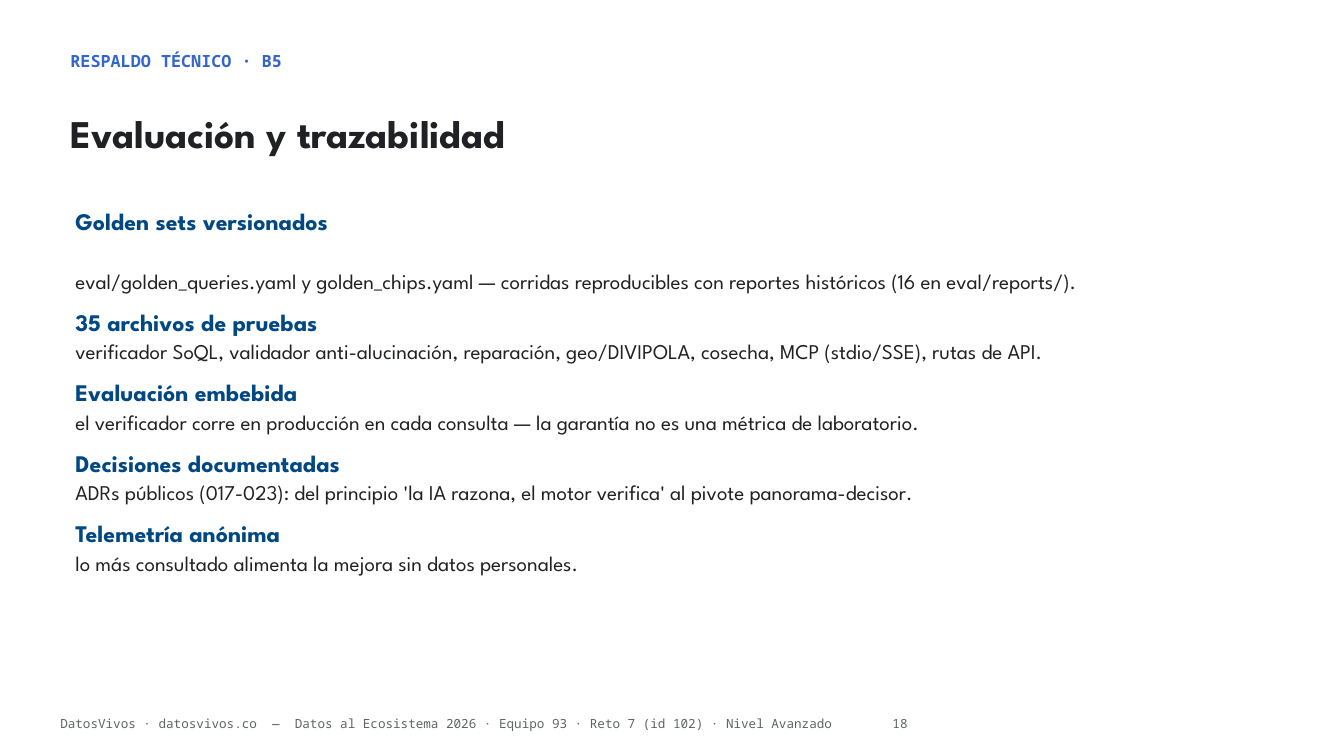
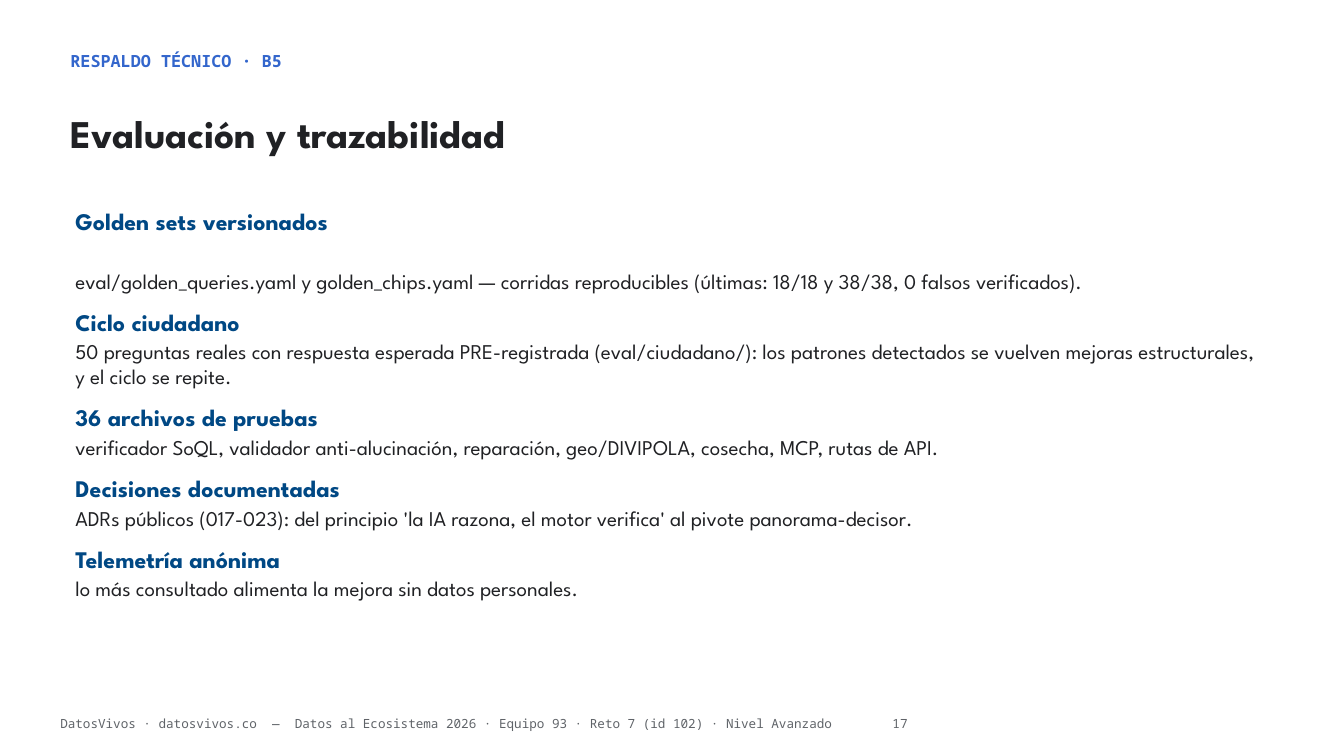
Before and after one commit to jsricop/DatosVivos, a slide deck: slide 17 of recursos/presentacion.pptx (slide 18 before the commit). Drawn at 1344x756 pixels with LibreOffice and Linux fonts; fonts in the diff are those of the drawing. Boxes give left, top, right and bottom in pixels: in the first picture for what was removed or moved away, otherwise in the second. Text is boxed around its words. In the diff, an @@ line names an element or a change of style, - is before the commit and + after.

```diff
--- a/recursos/presentacion.pptx
+++ b/recursos/presentacion.pptx
@@ text at [75, 274, 1254, 460]: text changed @@
-eval/golden_queries.yaml y golden_chips.yaml — corridas reproducibles con reportes históricos (16 en eval/reports/).
-35 archivos de pruebas
-verificador SoQL, validador anti-alucinación, reparación, geo/DIVIPOLA, cosecha, MCP (stdio/SSE), rutas de API.
-Evaluación embebida
-el verificador corre en producción en cada consulta — la garantía no es una métrica de laboratorio.
+eval/golden_queries.yaml y golden_chips.yaml — corridas reproducibles (últimas: 18/18 y 38/38, 0 falsos verificados).
+Ciclo ciudadano
+50 preguntas reales con respuesta esperada PRE-registrada (eval/ciudadano/): los patrones detectados se vuelven mejoras estructurales, y el ciclo se repite.
+36 archivos de pruebas
+verificador SoQL, validador anti-alucinación, reparación, geo/DIVIPOLA, cosecha, MCP, rutas de API.
@@ text at [60, 718, 907, 731]: text changed @@
-DatosVivos · datosvivos.co — Datos al Ecosistema 2026 · Equipo 93 · Reto 7 (id 102) · Nivel Avanzado 18
+DatosVivos · datosvivos.co — Datos al Ecosistema 2026 · Equipo 93 · Reto 7 (id 102) · Nivel Avanzado 17
```
Also in this commit, not shown: 16 other slides changed, 1 slide added, 2 slides removed, 3 other files.
